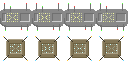
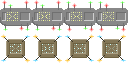
Two versions of the same layered image (128×64). Layer-by-layer changes:
painted on "New Layer" over [1, 34, 126, 63]
painted on "Background" over [0, 0, 128, 32]
